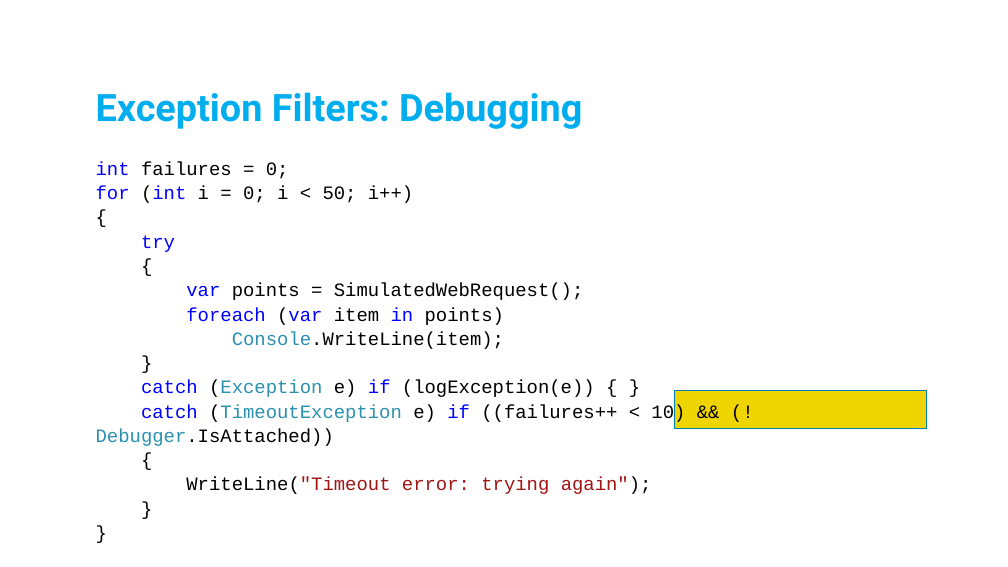
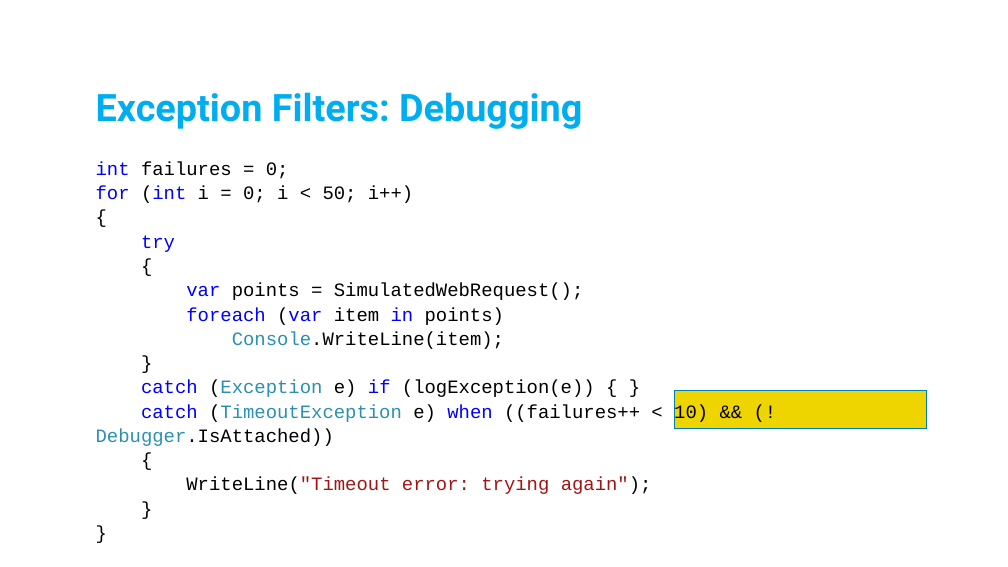
Before and after one commit to BillWagner/TourOfCSharp6, a slide deck: slide 13 of TourOfC#6.pptx. Drawn at 1008x567 pixels with LibreOffice and Linux fonts; fonts in the diff are those of the drawing; background and template pictures are left out. Boxes give left, top, right and bottom in pixels: in the first picture for what was removed or moved away, otherwise in the second. Text is boxed around its words. In the diff, an @@ line names an element or a change of style, - is before the commit and + after.

Commit message:
Update PPT for CTP 6
if => when in Exception Filters

```diff
--- a/TourOfC#6.pptx
+++ b/TourOfC#6.pptx
@@ text at (x1=96, y1=404, x2=708, y2=446): text changed @@
-catch (TimeoutException e) if ((failures++ < 10) && (!Debugger.IsAttached))
+catch (TimeoutException e) when ((failures++ < 10) && (!Debugger.IsAttached))
```
Also in this commit, not shown: 3 other slides changed, 1 slide removed.
